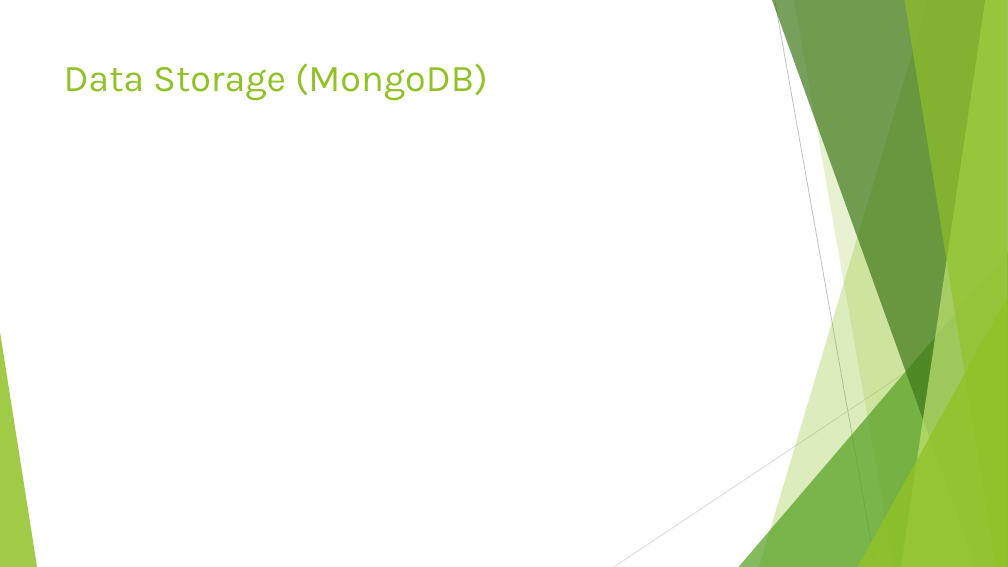
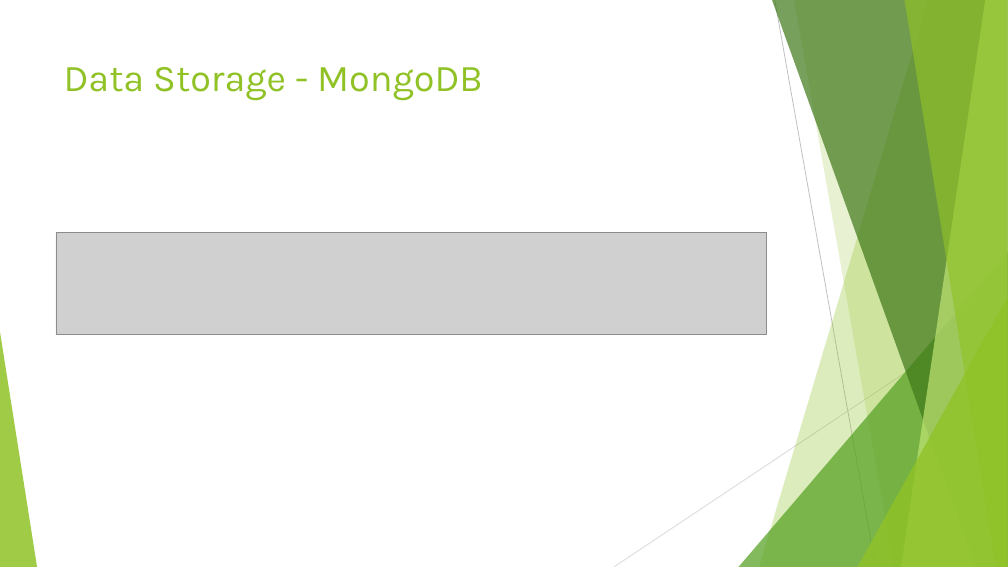
Before and after one commit to ddaniel2024/Project-3, a slide deck: slide 13 of powerpoint.pptx (slide 8 before the commit). Drawn at 1008x567 pixels with LibreOffice and Linux fonts; fonts in the diff are those of the drawing; grey boxes stand for pictures. Boxes give left, top, right and bottom in pixels: in the first picture for what was removed or moved away, otherwise in the second. Text is boxed around its words. In the diff, an @@ line names an element or a change of style, - is before the commit and + after.

```diff
--- a/powerpoint.pptx
+++ b/powerpoint.pptx
@@ title at (x1=64, y1=67, x2=483, y2=101): text changed @@
-Data Storage (MongoDB)
+Data Storage - MongoDB
@@ picture added at (x1=56, y1=233, x2=767, y2=334) @@
```
Also in this commit, not shown: 7 other slides changed, 28 slides added, 15 slides removed, 7 other files.
